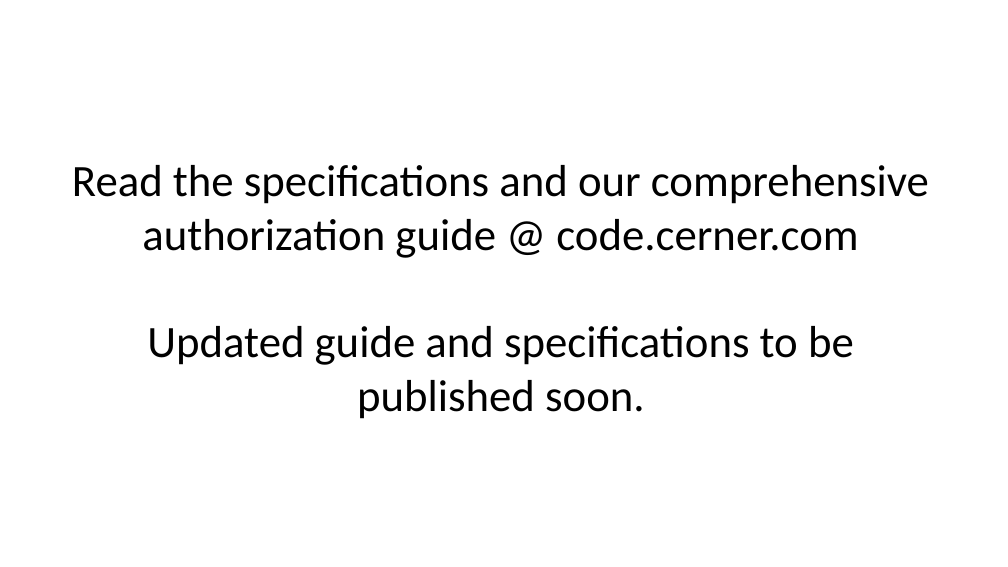
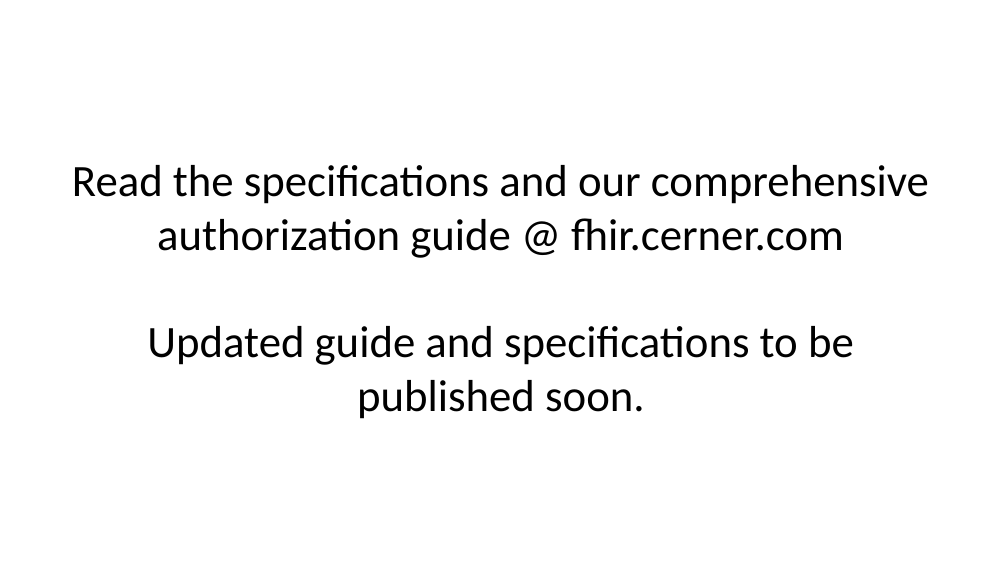
Before and after one commit to BH018364/SMART-on-FHIR-Training, a slide deck: slide 132 of smart-authorization-presentation.pptx (slide 133 before the commit). Drawn at 1008x567 pixels with LibreOffice and Linux fonts; fonts in the diff are those of the drawing. Boxes give left, top, right and bottom in pixels: in the first picture for what was removed or moved away, otherwise in the second. Text is boxed around its words. In the diff, an @@ line names an element or a change of style, - is before the commit and + after.

```diff
--- a/smart-authorization-presentation.pptx
+++ b/smart-authorization-presentation.pptx
@@ text at (x1=72, y1=165, x2=929, y2=258): text changed @@
-Read the specifications and our comprehensive authorization guide @ code.cerner.com
+Read the specifications and our comprehensive authorization guide @ fhir.cerner.com
```
Also in this commit, not shown: 3 other slides changed, 1 slide removed.
